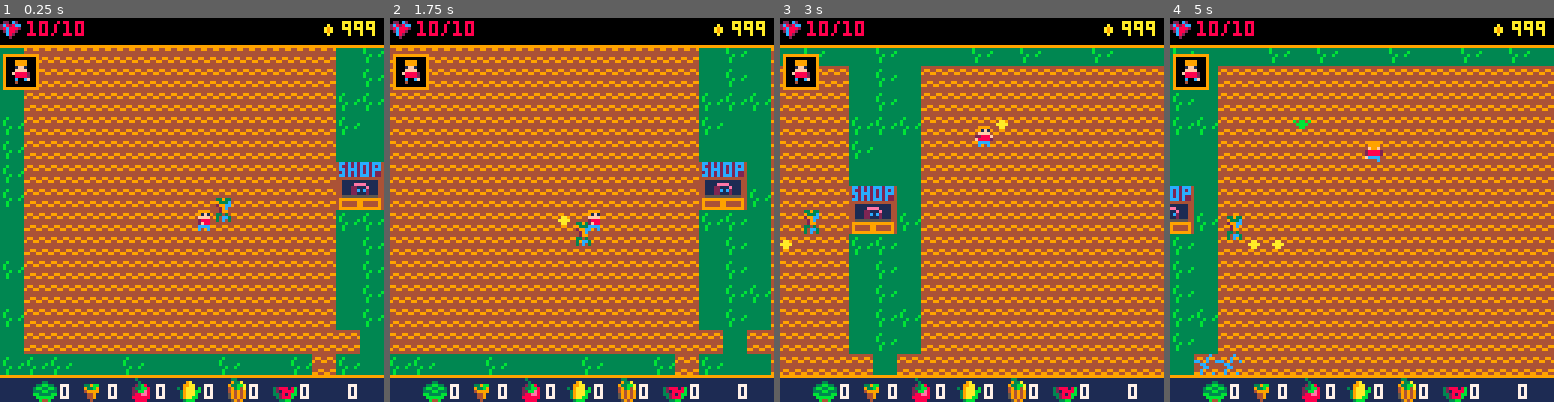
Above: before the commit, frames 1-4 (left to right).
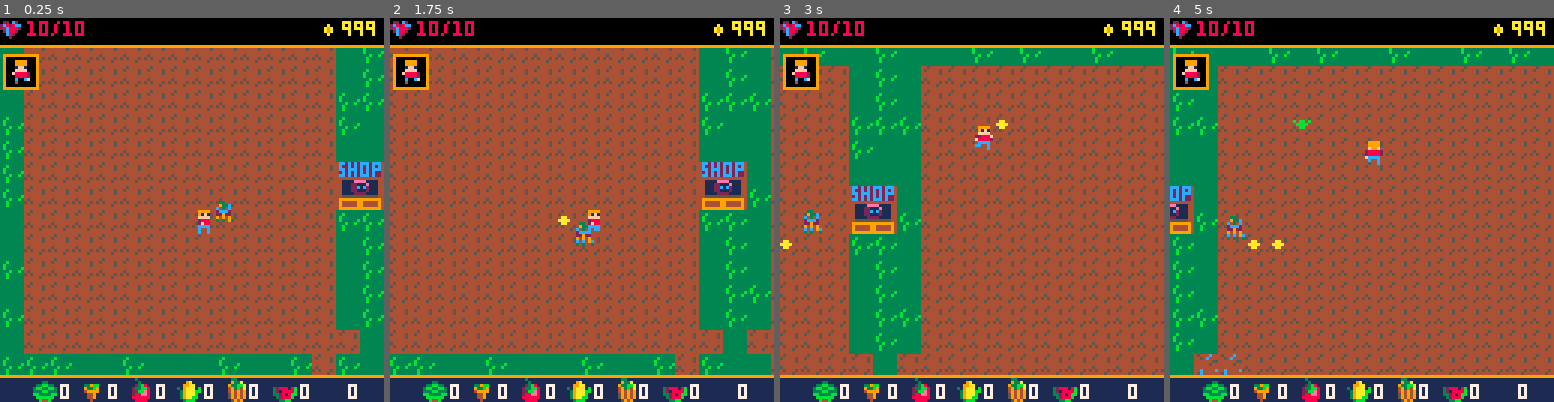
Above: after the commit, the same moments.

Repository: alexjbusch/GameJam2020
Game: PICO-8 cartridge GMTK-GameJam2020-Game/necrofarmicon.p8
Two runs of this game, one before a commit and one after it. Both use one fixed random seed, a clock stepped at 60 frames per second and the inputs below.
Inputs:
- Up to frame 1 (0.25 s): no input
- Up to frame 2 (1.75 s): tap X (X key) at 0.33, 1.07 s; tap O (Z key) at 0.7, 1.7 s; hold Right from 1.6 s (still down)
- Up to frame 3 (3 s): tap X (X key) at 1.85, 2.97 s; release Right at 2.1 s; tap O (Z key) at 2.1, 2.5, 2.9 s; hold Up 2.15-2.42 s; hold Right from 2.47 s (still down)
- Up to frame 4 (5 s): release Right at 3.03 s; hold Left 3.08-3.58 s; tap O (Z key) every 0.4 s from 3.3 to 4.9 s; hold Down 3.63-3.97 s; hold Right 4.02-4.68 s; tap X (X key) at 4.08 s; hold Up from 4.73 s (still down)

The runs differ from the first frame. In frame 1, 21% of the frame differs, in the area x 6-97%, y 7-93%; in frame 2, 21%; in frame 3, 21%; in frame 4, 22%, in the area x 0-100%, y 12-93%.

Commit message:
Update necrofarmicon.p8

Diff:
--- a/GMTK-GameJam2020-Game/necrofarmicon.p8
+++ b/GMTK-GameJam2020-Game/necrofarmicon.p8
@@ -34,6 +34,9 @@
  --test code
  --mset(corr_seed_pos.x/8,corr_seed_pos.y/8,132)
  create_enemy(75,55,"pumpkin",player)
+ for b in all(enemies) do
+  b:init()
+ end
  -- ui layer
  ui_layer = make_ui()
 
@@ -186,7 +189,7 @@
 sprite=0,
 direction="right",
 item="sword",
-seed="pumpkin",
+seed="lemon",
 harvested={lettuce=0,carrot=0,tomato=0,corn=0,melon=0,pumpkin=0,lemon=0},
 running=false,
 dash_ready=false,
@@ -576,6 +579,15 @@
 end
 -->8
 --enemies
+
+melon_idle = make_anim(60,{108,109})
+tomato_idle = make_anim(60,{102,103})
+carrot_idle = make_anim(60,{104,104})
+lettuce_idle = make_anim(60,{106,107})
+corn_idle = make_anim(60,{110,111})
+pumpkin_idle = make_anim(60,{130,131})
+lemon_explode = make_anim(60,{132,133,148,149})
+
 function create_enemy(xin,yin,class_in,target_in)
 enemy = {
 x=xin,
@@ -590,16 +602,11 @@
 hp=10,
 speed=.4,
 dead=false,
-update=function(self)
- if self.class == "pumpkin" then
-  self:move_toward_target()
- elseif self.class == "lettuce" then
-  self:stab_outwards()
- end
-end,
-draw=function(self)
+cur_moveanim=carrot_idle,
+state="idle",
+init=function(self)
  if self.class == "tomato" then
-  self.sprite=102
+  self.sprite=76
  elseif self.class == "corn" then
   self.sprite=128
  elseif self.class == "carrot" then
@@ -613,6 +620,46 @@
  elseif self.class == "lemon" then
   self.sprite=132
  end
+end,
+update=function(self)
+ if self.class == "pumpkin" then
+  if self.state == "idle" then
+   self.cur_moveanim = pumpkin_idle
+  end
+  self:move_toward_target()
+ elseif self.class == "lettuce" then
+  if self.state == "idle" then
+   self.cur_moveanim = lettuce_idle
+  end
+  self:stab_outwards()
+ elseif self.class == "tomato" then
+  if self.state == "idle" then
+   self.cur_moveanim = tomato_idle
+  end
+ elseif self.class == "corn" then
+  if self.state == "idle" then
+   self.cur_moveanim = corn_idle
+  end
+ elseif self.class == "carrot" then
+  if self.state == "idle" then
+   self.cur_moveanim = carrot_idle
+  end
+ elseif self.class == "melon" then
+  if self.state == "idle" then
+   self.cur_moveanim = melon_idle
+  end
+ elseif self.class == "lemon" then
+  if self.state == "idle" then
+   self.cur_moveanim = nil
+  end
+  -- lemon explode logic here
+ end
+ if self.cur_moveanim != nil then
+  self.sprite=self.cur_moveanim:anim_update()
+ end
+end,
+draw=function(self)
+
  spr(self.sprite,self.x,self.y)
 end,
 animate=function(self)
Not shown, changed: 144 lines of the sprite sheet (__gfx__) section of GMTK-GameJam2020-Game/necrofarmicon.p8
